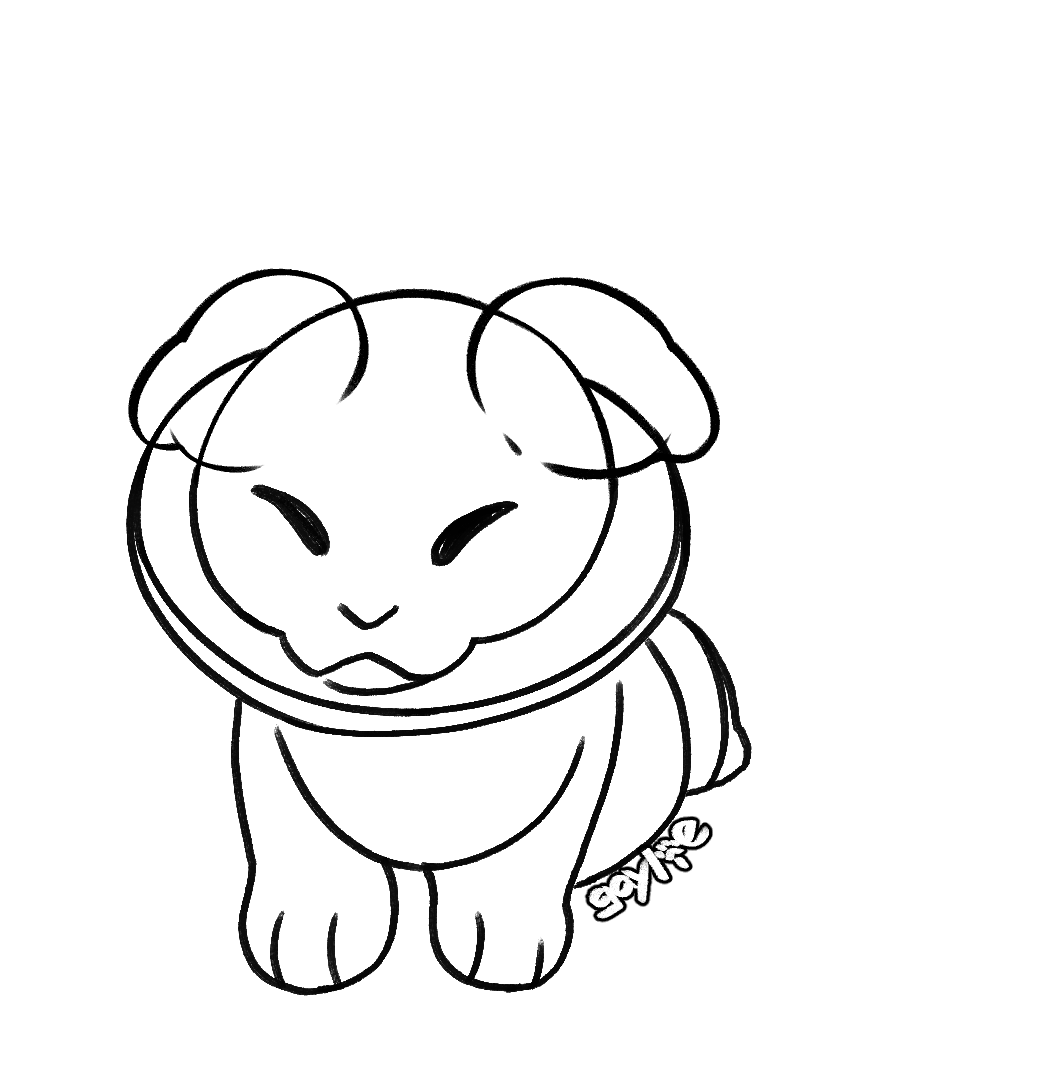
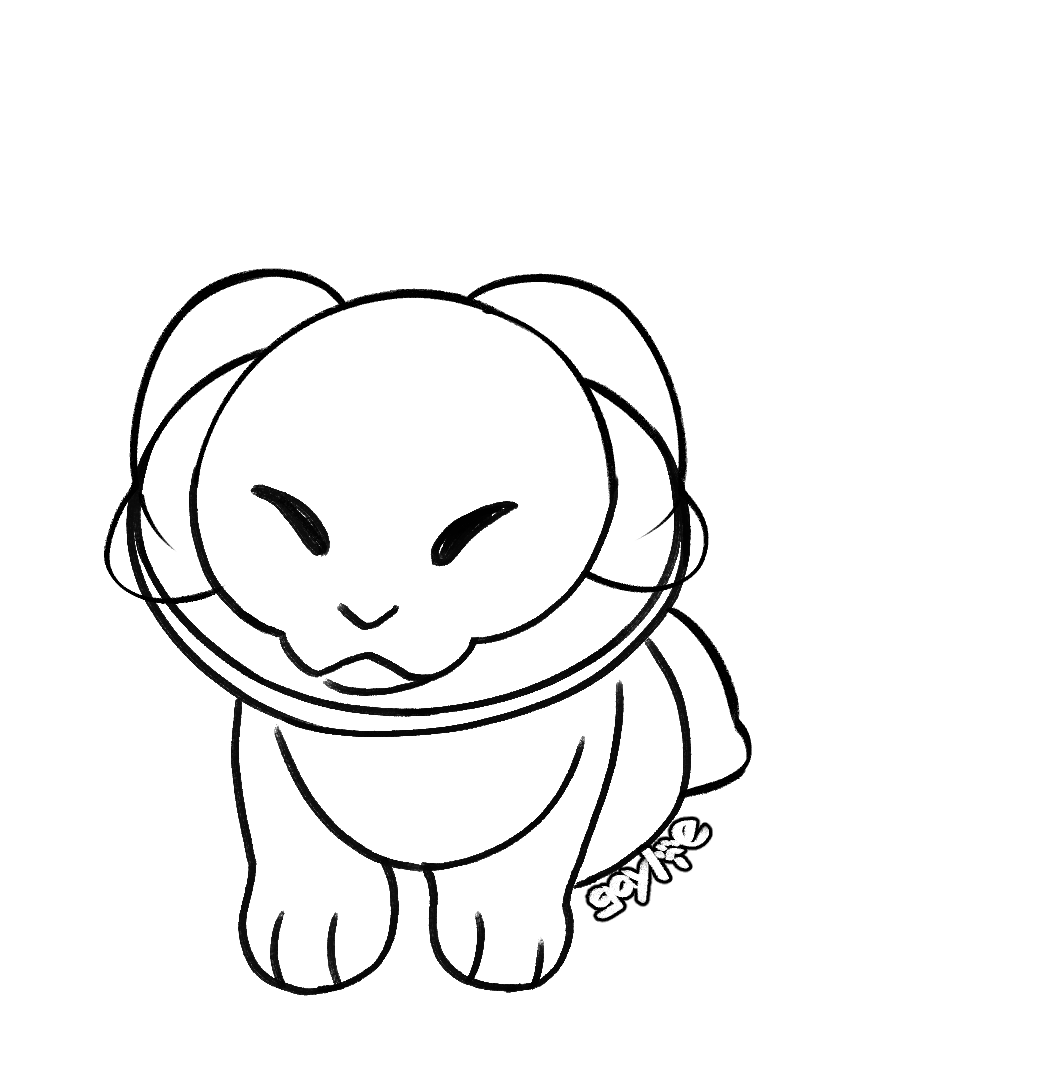
The second (1044, 1074) image is a revision of the first. Changes to its layers:
added layer "droop" in group "ears" over box(104, 268, 709, 604)
hid "drop" over box(128, 268, 720, 480)
showed "closed case" over box(665, 607, 752, 799)
hid "open case" over box(667, 607, 752, 797)
